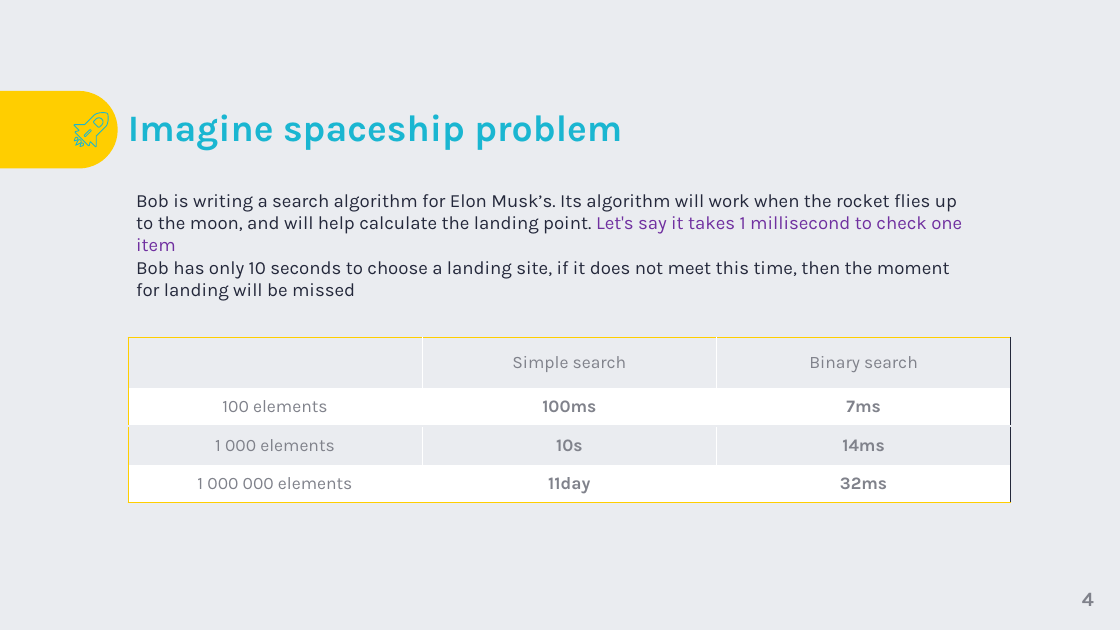
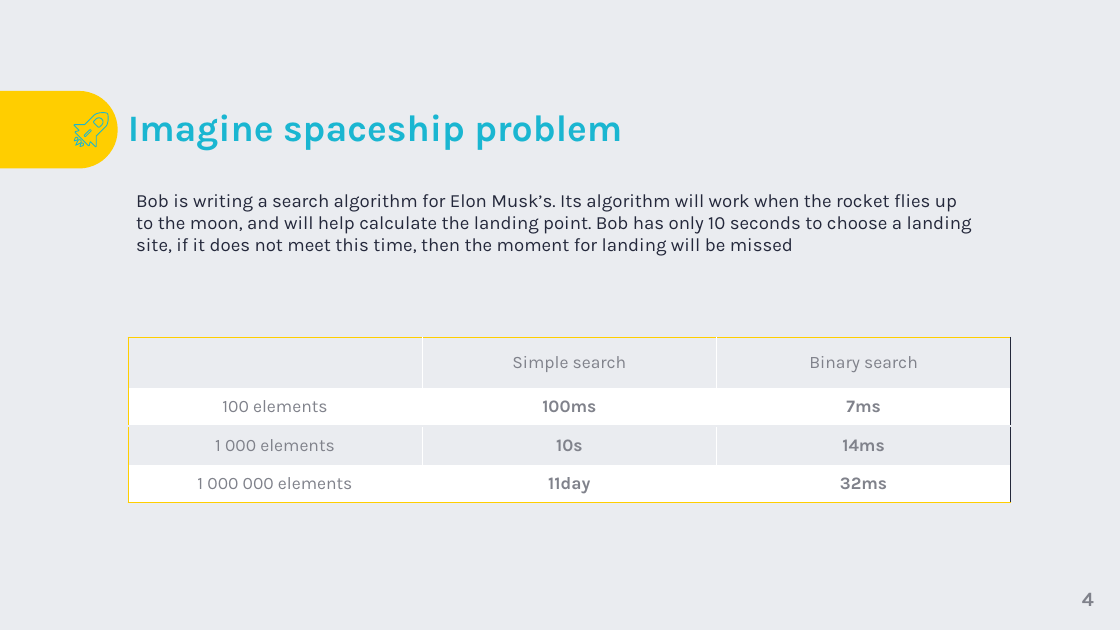
Before and after one commit to TigranVardanyan/Algorithms-and-Data-structures, a slide deck: slide 4 of ds&a.pptx. Drawn at 1120x630 pixels with LibreOffice and Linux fonts; fonts in the diff are those of the drawing; background and template pictures are left out. Boxes give left, top, right and bottom in pixels: in the first picture for what was removed or moved away, otherwise in the second. Text is boxed around its words. In the diff, an @@ line names an element or a change of style, - is before the commit and + after.

```diff
--- a/ds&a.pptx
+++ b/ds&a.pptx
@@ text at (x1=136, y1=194, x2=972, y2=256): text changed @@
-Bob is writing a search algorithm for Elon Musk’s. Its algorithm will work when the rocket flies up to the moon, and will help calculate the landing point. Let's say it takes 1 millisecond to check one item
-Bob has only 10 seconds to choose a landing site, if it does not meet this time, then the moment for landing will be missed
+Bob is writing a search algorithm for Elon Musk’s. Its algorithm will work when the rocket flies up to the moon, and will help calculate the landing point. Bob has only 10 seconds to choose a landing site, if it does not meet this time, then the moment for landing will be missed
```
Also in this commit, not shown: 13 other slides changed, 2 slides added, 4 slides removed, 1 other file.
